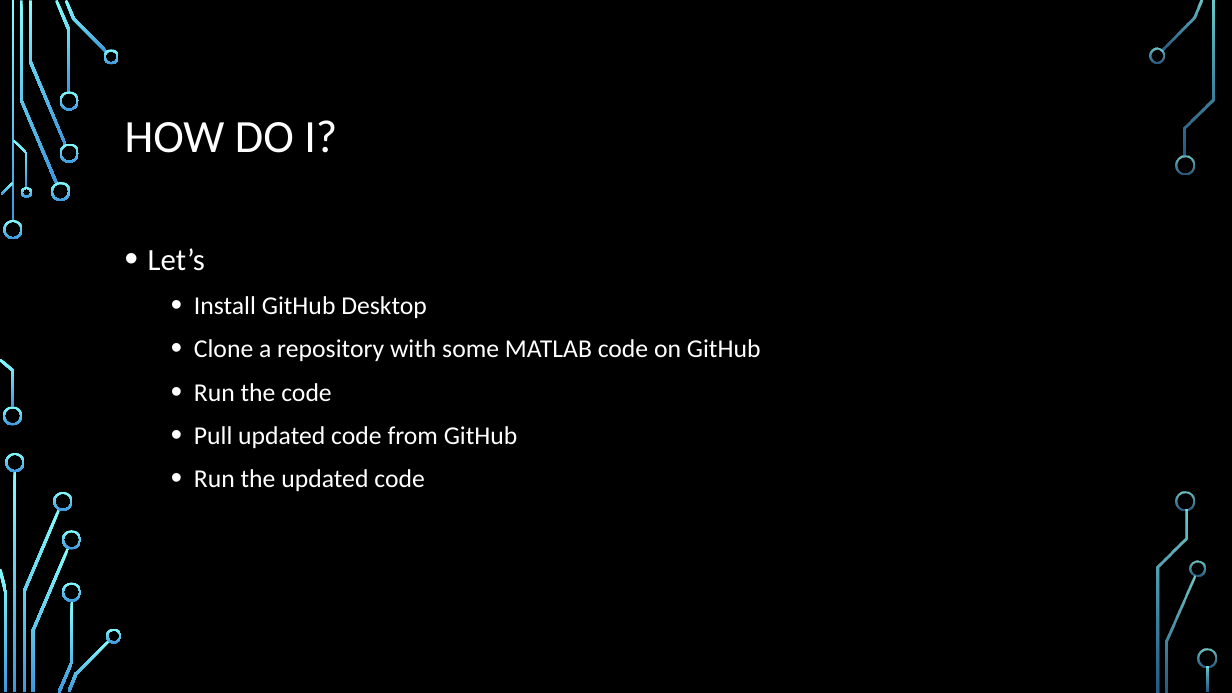
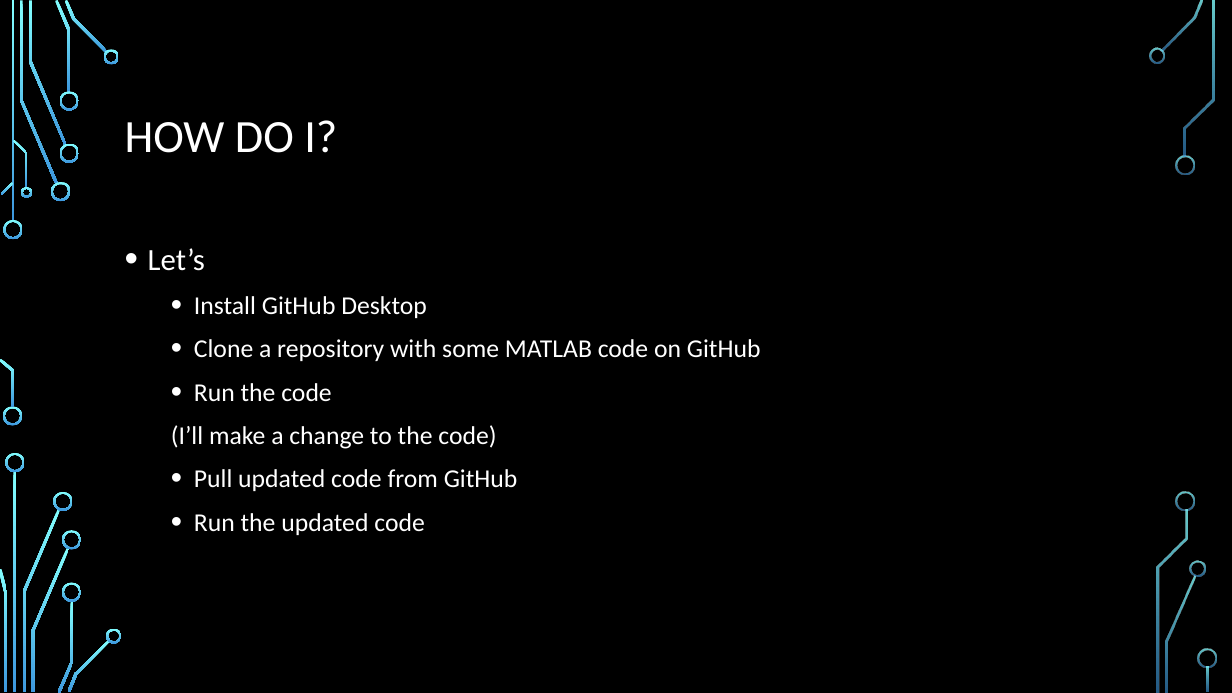
Before and after one commit to GoldbergLab/GitHub-Tutorial, a slide deck: slide 6 of Git, Github, and Github Desktop.pptx. Drawn at 1232x693 pixels with LibreOffice and Linux fonts; fonts in the diff are those of the drawing; background and template pictures are left out. Boxes give left, top, right and bottom in pixels: in the first picture for what was removed or moved away, otherwise in the second. Text is boxed around its words. In the diff, an @@ line names an element or a change of style, - is before the commit and + after.

Commit message:
Updated "How do I" section

```diff
--- a/Git, Github, and Github Desktop.pptx
+++ b/Git, Github, and Github Desktop.pptx
@@ text at [171, 425, 496, 449]: paragraph added @@
+  (I’ll make a change to the code)
```
